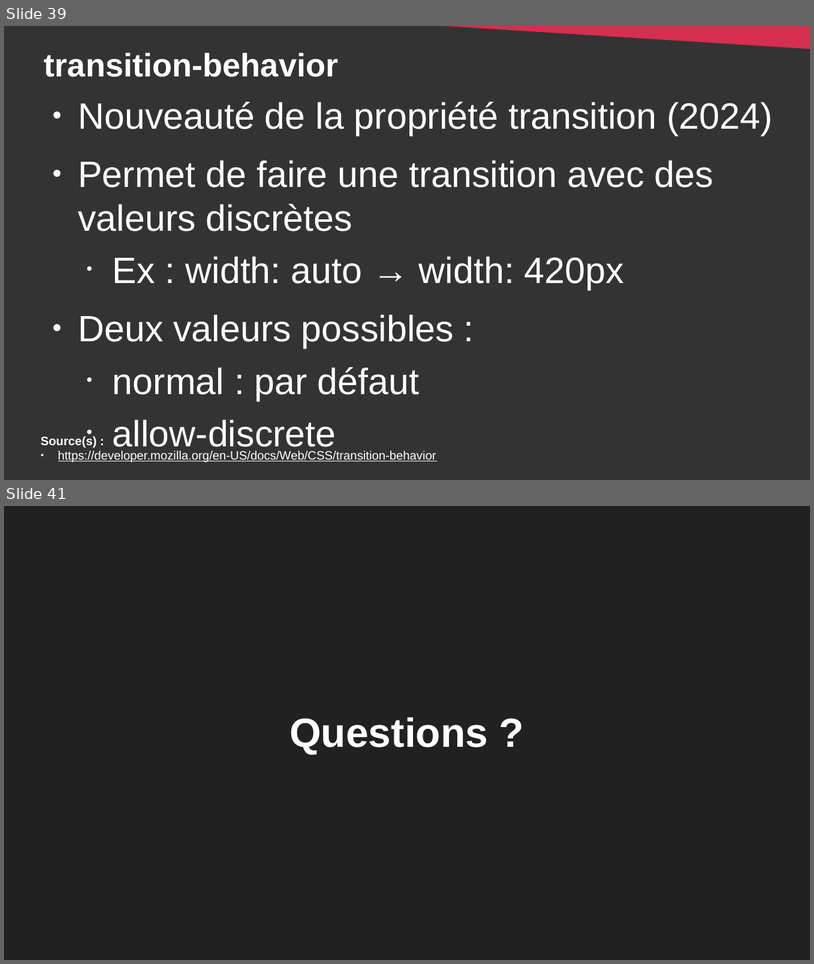
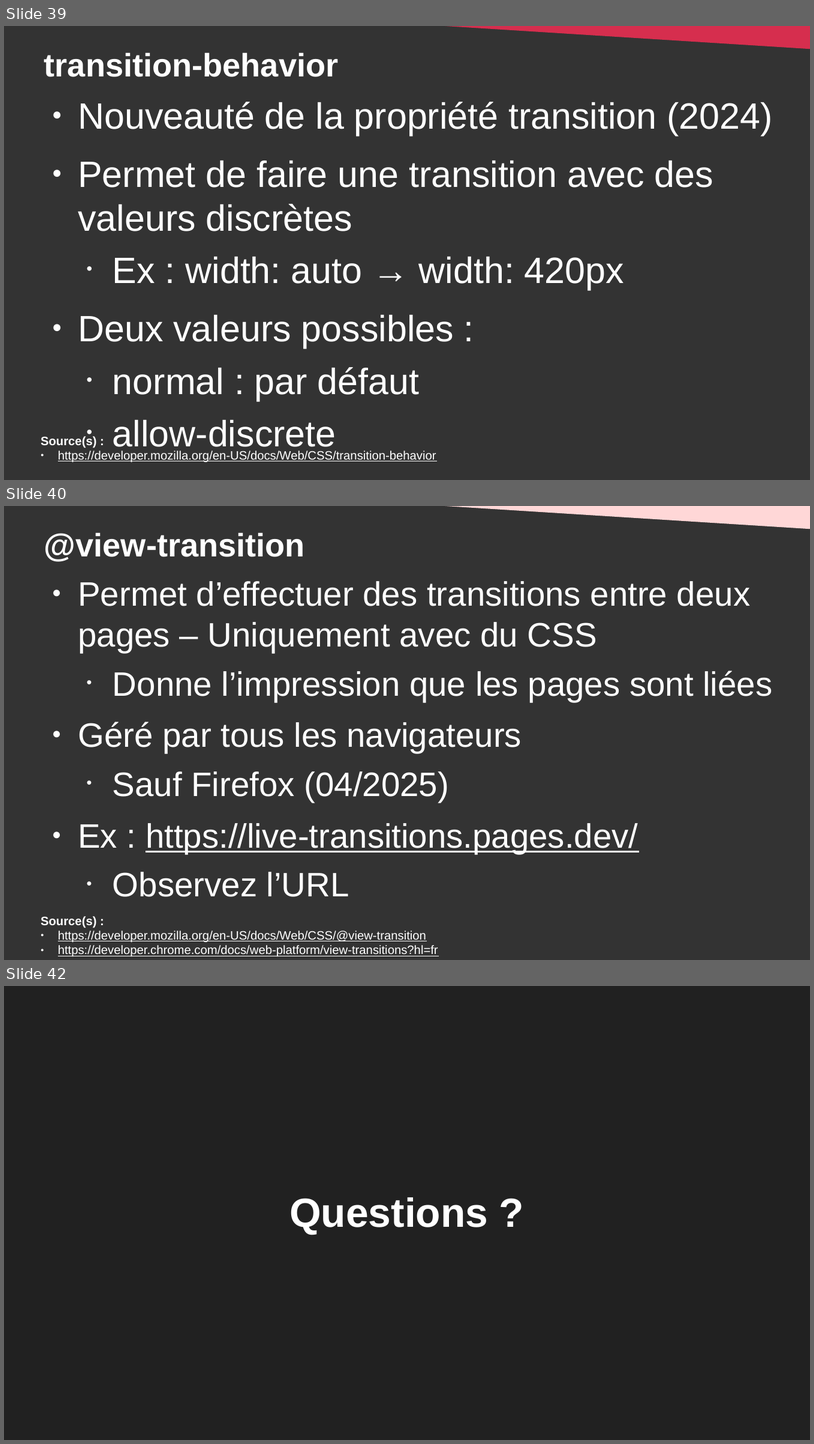
Before and after one commit to DanYellow/cours, a slide deck: integration-web-s2/travaux-pratiques/numero-2/presentation.odp. Shown one above the other, each under a label of ours: slides 39 and 41 before the commit, slides 39, 40 and 42 after it; the slides between them are not shown. The pictures are 814x964 and 814x1444 pixels, drawn with LibreOffice and Linux fonts; fonts in the diff are those of the drawing. Boxes give left, top, right and bottom in pixels: in the first picture for what was removed or moved away, otherwise in the second. Text is boxed around its words. In the diff, an @@ line names an element or a change of style, - is before the commit and + after.

```diff
--- a/integration-web-s2/travaux-pratiques/numero-2/presentation.odp
+++ b/integration-web-s2/travaux-pratiques/numero-2/presentation.odp
@@ slide 40 added at bbox=[4, 506, 810, 960], background #333333 @@
@@ right triangle added at bbox=[394, 506, 810, 529], fill #FFD7D7 @@
@@ title added at bbox=[44, 532, 305, 562], 32 pt, text #FFFFFF, bold @@
+@view-transition
@@ text added at bbox=[78, 581, 773, 897], 33.3 pt, text #FFFFFF @@
+● Permet d’effectuer des transitions entre deux pages – Uniquement avec du CSS
+  • Donne l’impression que les pages sont liées
+● Géré par tous les navigateurs
+  • Sauf Firefox (04/2025)
+● Ex : https://live-transitions.pages.dev/
+  • Observez l’URL
@@ text added at bbox=[41, 916, 438, 957], 12 pt, text #FFFFFF, underline @@
+Source(s) :
+● https://developer.mozilla.org/en-US/docs/Web/CSS/@view-transition
+● https://developer.chrome.com/docs/web-platform/view-transitions?hl=fr
@@ what was slide 41 is now slide 42 @@
```
Also in this commit, not shown: 1 slide changed, 1 other file.
